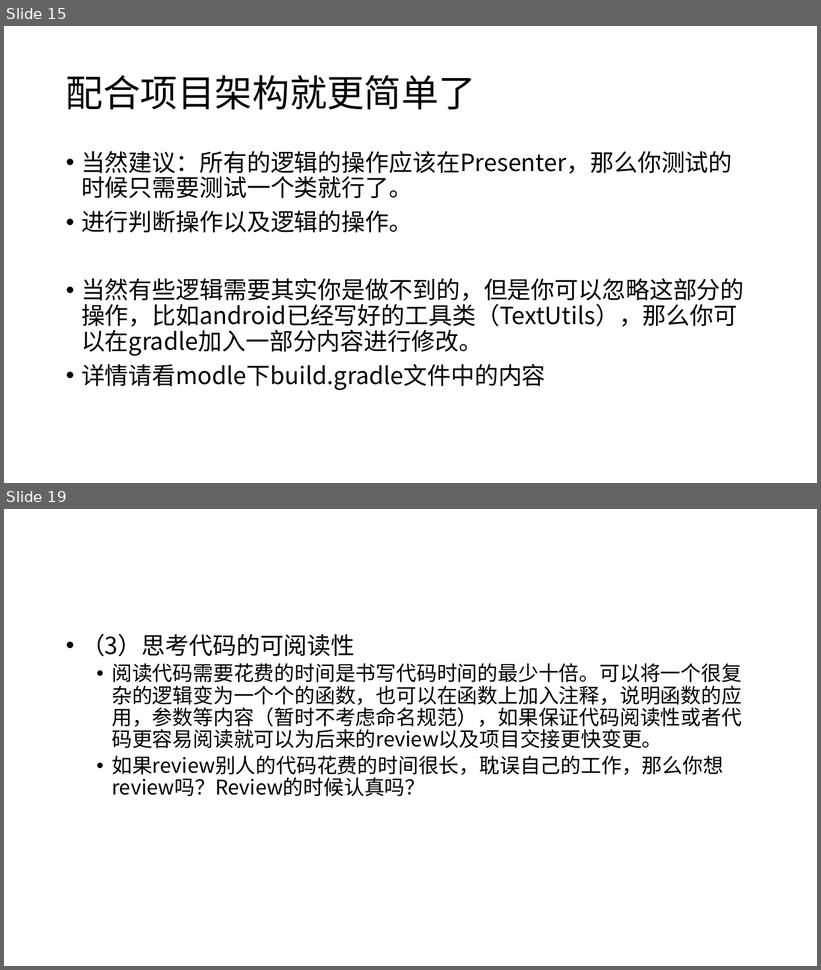
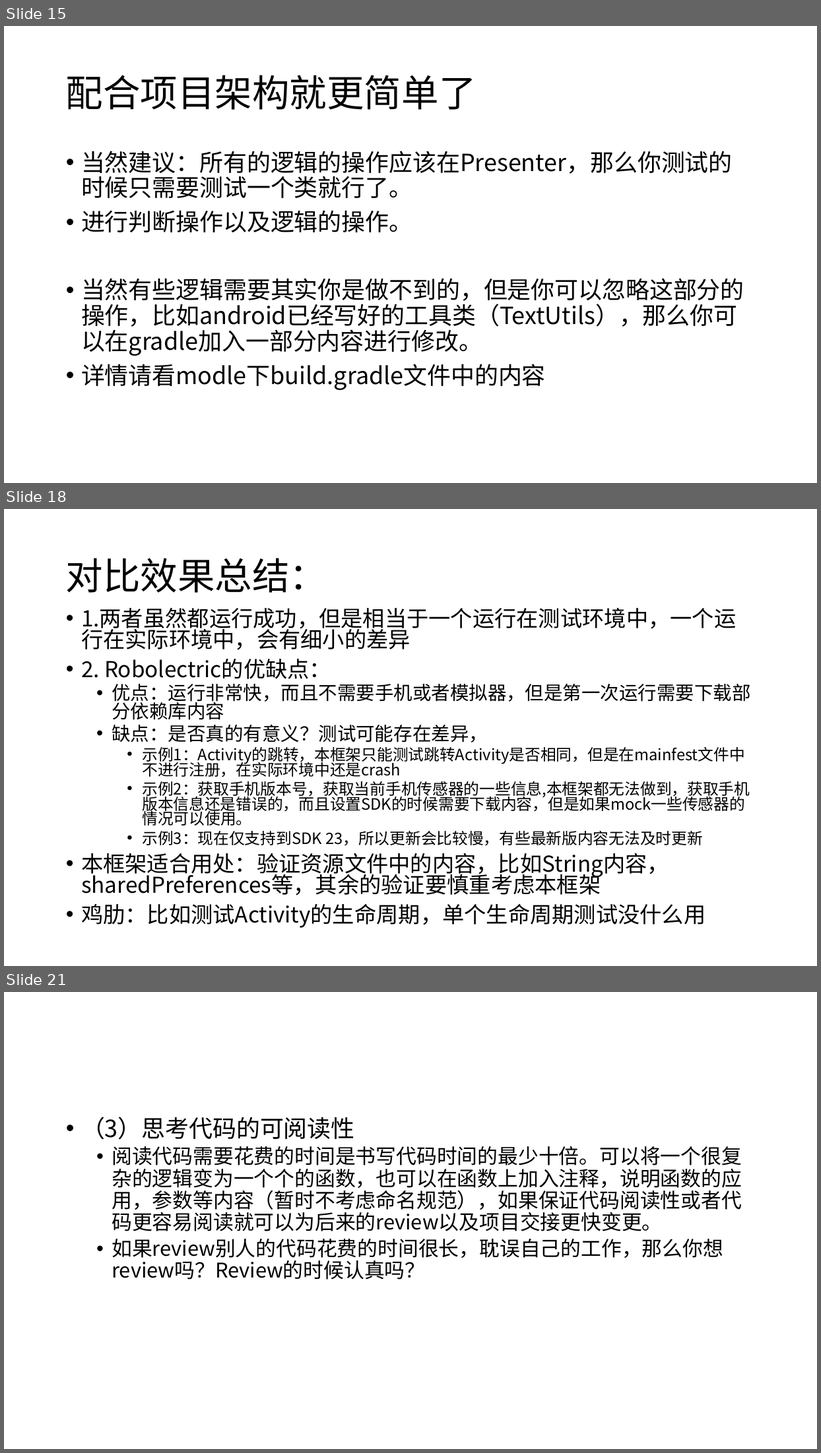
Before and after one commit to linhou/AndroidTest, a slide deck: 单元测试.pptx. Shown one above the other, each under a label of ours: slides 15 and 19 before the commit, slides 15, 18 and 21 after it; the slides between them are not shown. The pictures are 821x970 and 821x1453 pixels, drawn with LibreOffice and Linux fonts; fonts in the diff are those of the drawing. Boxes give left, top, right and bottom in pixels: in the first picture for what was removed or moved away, otherwise in the second. Text is boxed around its words. In the diff, an @@ line names an element or a change of style, - is before the commit and + after.

Commit message:
重构内容

```diff
--- a/单元测试.pptx
+++ b/单元测试.pptx
@@ slide 18 added at bbox=[4, 509, 817, 966], background #FFFFFF @@
@@ title added at bbox=[66, 558, 327, 593], 44 pt, text #000000 @@
+对比效果总结：
@@ text added at bbox=[81, 608, 751, 928], 18.5 pt, text #000000 @@
+• 1.两者虽然都运行成功，但是相当于一个运行在测试环境中，一个运行在实际环境中，会有细小的差异
+• 2. Robolectric的优缺点：
+  • 优点：运行非常快，而且不需要手机或者模拟器，但是第一次运行需要下载部分依赖库内容
+  • 缺点：是否真的有意义？测试可能存在差异，
+    • 示例1：Activity的跳转，本框架只能测试跳转Activity是否相同，但是在mainfest文件中不进行注册，在实际环境中还是crash
+    • 示例2：获取手机版本号，获取当前手机传感器的一些信息,本框架都无法做到，获取手机版本信息还是错误的，而且设置SDK的时候需要下载内容，但是如果mock一些传感器的情况可以使用。
+    • 示例3：现在仅支持到SDK 23，所以更新会比较慢，有些最新版内容无法及时更新
+• 本框架适合用处：验证资源文件中的内容，比如String内容，sharedPreferences等，其余的验证要慎重考虑本框架
+• 鸡肋：比如测试Activity的生命周期，单个生命周期测试没什么用
@@ what was slide 19 is now slide 21 @@
```
Also in this commit, not shown: 13 slides changed, 4 other slides added, 3 slides removed, 8 other files.
